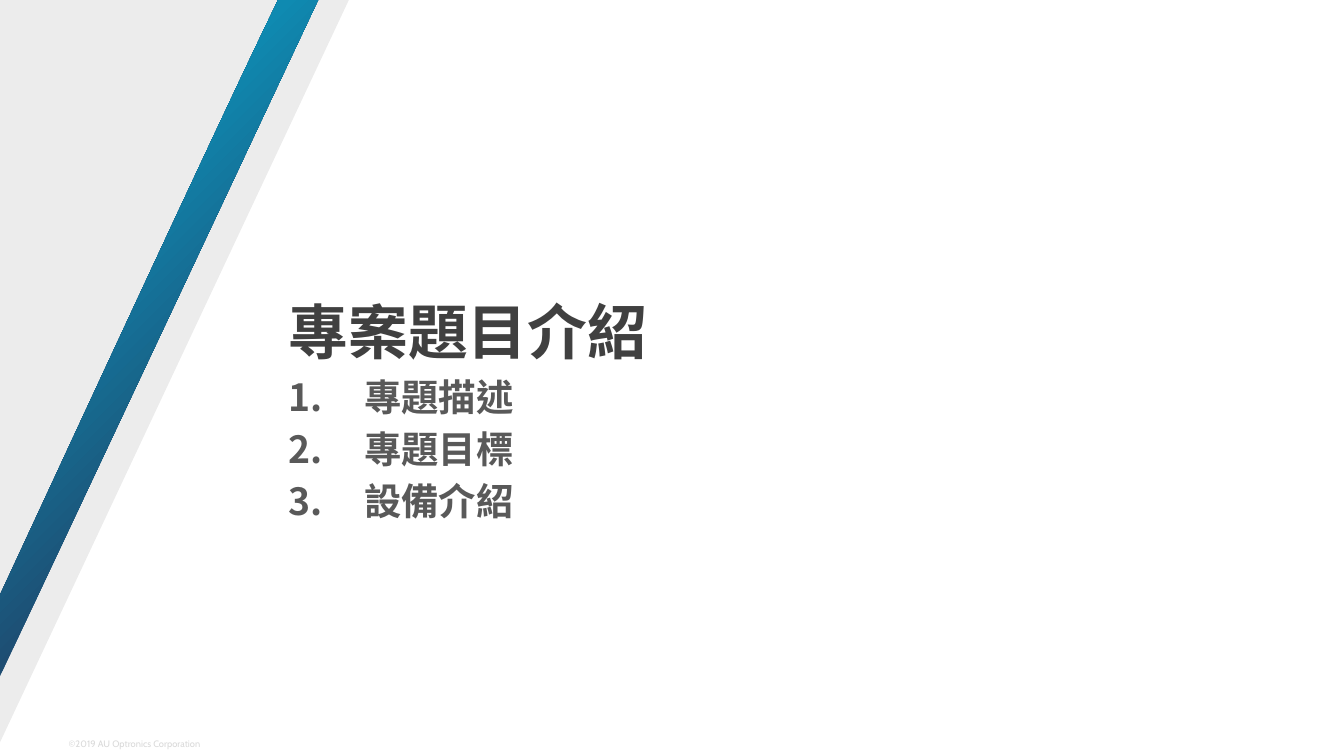
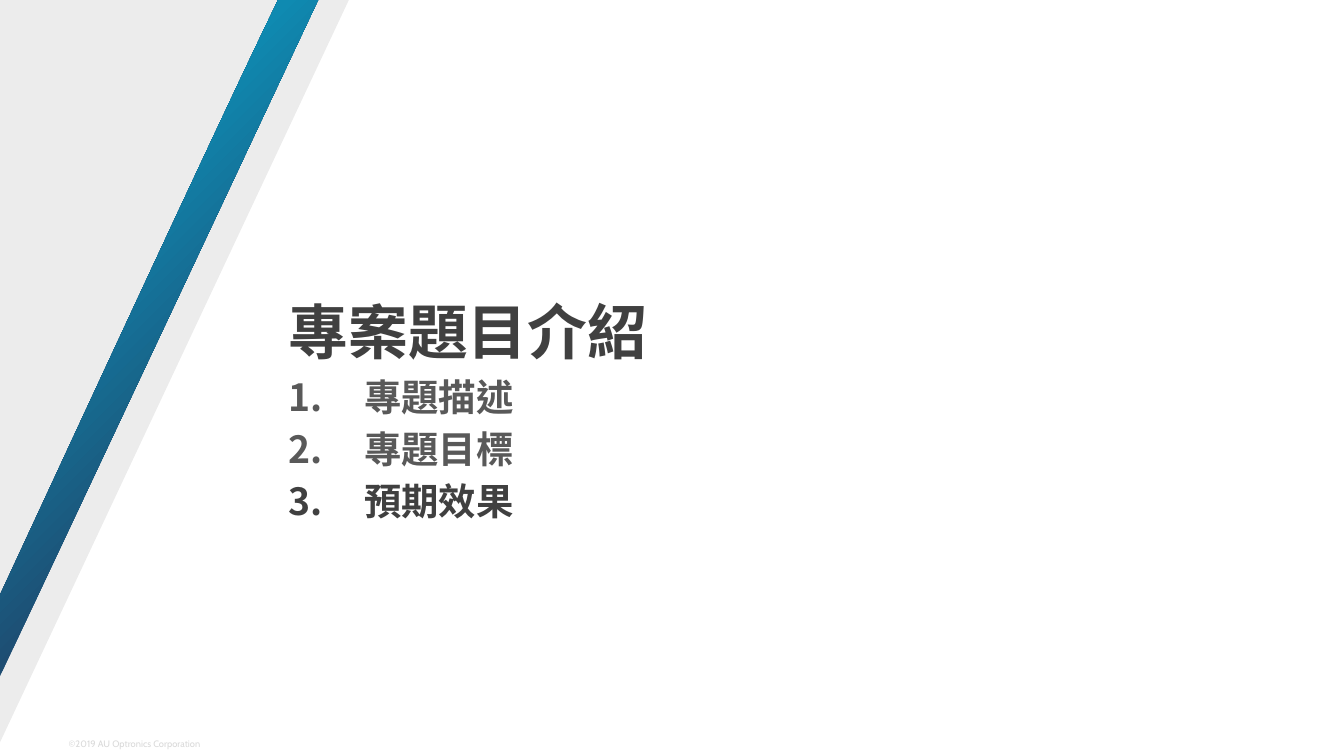
Before and after one commit to JoyLiii/temp, a slide deck: slide 3 of 學以致用_tarmap判讀與預警.pptx. Drawn at 1344x756 pixels with LibreOffice and Linux fonts; fonts in the diff are those of the drawing. Boxes give left, top, right and bottom in pixels: in the first picture for what was removed or moved away, otherwise in the second. Text is boxed around its words. In the diff, an @@ line names an element or a change of style, - is before the commit and + after.

```diff
--- a/學以致用_tarmap判讀與預警.pptx
+++ b/學以致用_tarmap判讀與預警.pptx
@@ text at (364,483,514,519): text changed; text colour #595959 to #404040 @@
-3. 設備介紹
+3. 預期效果
```
Also in this commit, not shown: 3 other slides changed, 4 slides added, 6 slides removed, 1 other file.
